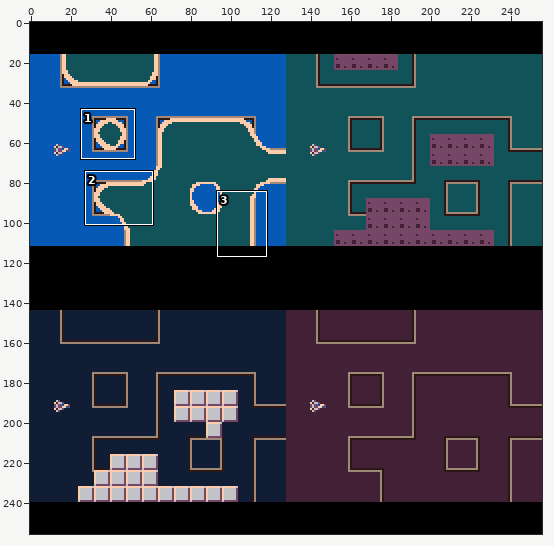
One commit to this pixel-art file: design/design.aseprite. The picture above shows the old version from afar; the outline marks the close-up.
Close-up. Before the commit:
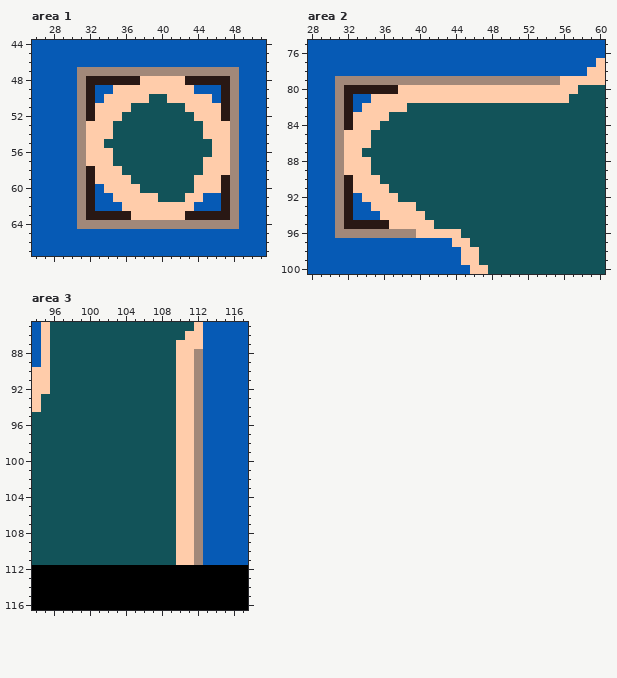
256x256 pixels, 1 frame. Shown: area 1: x 26..51, y 44..67; area 2: x 28..60, y 75..100; area 3: x 94..117, y 85..116. The commit also changed other parts of the picture, which this record leaves out.
Once edited:
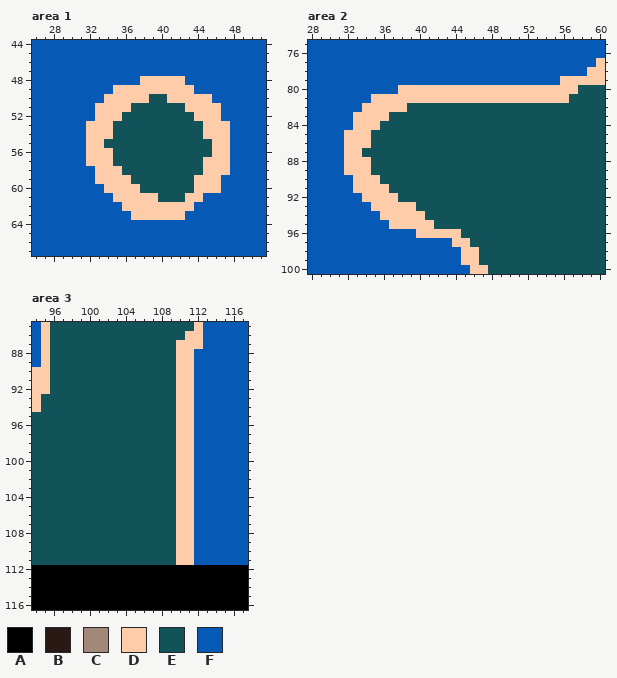
Palette (. is transparent): A #000000  B #291814  C #a28879  D #ffccaa  E #125359  F #065ab5
Edits made:
layer "structures - serialized" now hidden
--- area 1
@@ x 26..51 @@
 46 FFFFFFFFFFFFFFFFFFFFFFFFFF
-47 FFFFFCCCCCCCCCCCCCCCCCCFFF
-48 FFFFFCBBBBBBDDDDDBBBBBCFFF
-49 FFFFFCBFFDDDDDDDDDFFFBCFFF
-50 FFFFFCBFDDDDDEEDDDDDFBCFFF
-51 FFFFFCBDDDDEEEEEEDDDDBCFFF
-52 FFFFFCBDDDEEEEEEEEDDDBCFFF
-53 FFFFFCDDDEEEEEEEEEEDDDCFFF
-54 FFFFFCDDDEEEEEEEEEEDDDCFFF
-55 FFFFFCDDEEEEEEEEEEEEDDCFFF
-56 FFFFFCDDDEEEEEEEEEEEDDCFFF
-57 FFFFFCDDDEEEEEEEEEEDDDCFFF
-58 FFFFFCBDDDEEEEEEEEEDDDCFFF
-59 FFFFFCBDDDDEEEEEEEDDDBCFFF
-60 FFFFFCBFDDDDEEEEEEDDDBCFFF
-61 FFFFFCBFFDDDDDEEEDDFFBCFFF
-62 FFFFFCBFFFDDDDDDDDFFFBCFFF
-63 FFFFFCBBBBBDDDDDDBBBBBCFFF
-64 FFFFFCCCCCCCCCCCCCCCCCCFFF
+47 FFFFFFFFFFFFFFFFFFFFFFFFFF
+48 FFFFFFFFFFFFDDDDDFFFFFFFFF
+49 FFFFFFFFFDDDDDDDDDFFFFFFFF
+50 FFFFFFFFDDDDDEEDDDDDFFFFFF
+51 FFFFFFFDDDDEEEEEEDDDDFFFFF
+52 FFFFFFFDDDEEEEEEEEDDDFFFFF
+53 FFFFFFDDDEEEEEEEEEEDDDFFFF
+54 FFFFFFDDDEEEEEEEEEEDDDFFFF
+55 FFFFFFDDEEEEEEEEEEEEDDFFFF
+56 FFFFFFDDDEEEEEEEEEEEDDFFFF
+57 FFFFFFDDDEEEEEEEEEEDDDFFFF
+58 FFFFFFFDDDEEEEEEEEEDDDFFFF
+59 FFFFFFFDDDDEEEEEEEDDDFFFFF
+60 FFFFFFFFDDDDEEEEEEDDDFFFFF
+61 FFFFFFFFFDDDDDEEEDDFFFFFFF
+62 FFFFFFFFFFDDDDDDDDFFFFFFFF
+63 FFFFFFFFFFFDDDDDDFFFFFFFFF
+64 FFFFFFFFFFFFFFFFFFFFFFFFFF
 65 FFFFFFFFFFFFFFFFFFFFFFFFFF
--- area 2
@@ x 28..60 @@
  78 FFFFFFFFFFFFFFFFFFFFFFFFFFFFFFFDD
- 79 FFFCCCCCCCCCCCCCCCCCCCCCCCCCDDDDD
- 80 FFFCBBBBBBDDDDDDDDDDDDDDDDDDDDEEE
- 81 FFFCBFFDDDDDDDDDDDDDDDDDDDDDDEEEE
- 82 FFFCBFDDDDDEEEEEEEEEEEEEEEEEEEEEE
- 83 FFFCBDDDDEEEEEEEEEEEEEEEEEEEEEEEE
- 84 FFFCBDDDEEEEEEEEEEEEEEEEEEEEEEEEE
- 85 FFFCDDDEEEEEEEEEEEEEEEEEEEEEEEEEE
- 86 FFFCDDDEEEEEEEEEEEEEEEEEEEEEEEEEE
- 87 FFFCDDEEEEEEEEEEEEEEEEEEEEEEEEEEE
- 88 FFFCDDDEEEEEEEEEEEEEEEEEEEEEEEEEE
- 89 FFFCDDDEEEEEEEEEEEEEEEEEEEEEEEEEE
- 90 FFFCBDDDEEEEEEEEEEEEEEEEEEEEEEEEE
- 91 FFFCBDDDDEEEEEEEEEEEEEEEEEEEEEEEE
- 92 FFFCBFDDDDEEEEEEEEEEEEEEEEEEEEEEE
- 93 FFFCBFFDDDDDEEEEEEEEEEEEEEEEEEEEE
- 94 FFFCBFFFDDDDDEEEEEEEEEEEEEEEEEEEE
- 95 FFFCBBBBBDDDDDEEEEEEEEEEEEEEEEEEE
- 96 FFFCCCCCCCCCDDDDDEEEEEEEEEEEEEEEE
+ 79 FFFFFFFFFFFFFFFFFFFFFFFFFFFFDDDDD
+ 80 FFFFFFFFFFDDDDDDDDDDDDDDDDDDDDEEE
+ 81 FFFFFFFDDDDDDDDDDDDDDDDDDDDDDEEEE
+ 82 FFFFFFDDDDDEEEEEEEEEEEEEEEEEEEEEE
+ 83 FFFFFDDDDEEEEEEEEEEEEEEEEEEEEEEEE
+ 84 FFFFFDDDEEEEEEEEEEEEEEEEEEEEEEEEE
+ 85 FFFFDDDEEEEEEEEEEEEEEEEEEEEEEEEEE
+ 86 FFFFDDDEEEEEEEEEEEEEEEEEEEEEEEEEE
+ 87 FFFFDDEEEEEEEEEEEEEEEEEEEEEEEEEEE
+ 88 FFFFDDDEEEEEEEEEEEEEEEEEEEEEEEEEE
+ 89 FFFFDDDEEEEEEEEEEEEEEEEEEEEEEEEEE
+ 90 FFFFFDDDEEEEEEEEEEEEEEEEEEEEEEEEE
+ 91 FFFFFDDDDEEEEEEEEEEEEEEEEEEEEEEEE
+ 92 FFFFFFDDDDEEEEEEEEEEEEEEEEEEEEEEE
+ 93 FFFFFFFDDDDDEEEEEEEEEEEEEEEEEEEEE
+ 94 FFFFFFFFDDDDDEEEEEEEEEEEEEEEEEEEE
+ 95 FFFFFFFFFDDDDDEEEEEEEEEEEEEEEEEEE
+ 96 FFFFFFFFFFFFDDDDDEEEEEEEEEEEEEEEE
  97 FFFFFFFFFFFFFFFFDDEEEEEEEEEEEEEEE
--- area 3
@@ x 110..114 @@
  87 DDDFF
- 88 DDCFF
- 89 DDCFF
- 90 DDCFF
- 91 DDCFF
- 92 DDCFF
- 93 DDCFF
- 94 DDCFF
- 95 DDCFF
- 96 DDCFF
- 97 DDCFF
- 98 DDCFF
- 99 DDCFF
-100 DDCFF
-101 DDCFF
-102 DDCFF
-103 DDCFF
-104 DDCFF
-105 DDCFF
-106 DDCFF
-107 DDCFF
-108 DDCFF
-109 DDCFF
-110 DDCFF
-111 DDCFF
+ 88 DDFFF
+ 89 DDFFF
+ 90 DDFFF
+ 91 DDFFF
+ 92 DDFFF
+ 93 DDFFF
+ 94 DDFFF
+ 95 DDFFF
+ 96 DDFFF
+ 97 DDFFF
+ 98 DDFFF
+ 99 DDFFF
+100 DDFFF
+101 DDFFF
+102 DDFFF
+103 DDFFF
+104 DDFFF
+105 DDFFF
+106 DDFFF
+107 DDFFF
+108 DDFFF
+109 DDFFF
+110 DDFFF
+111 DDFFF
 112 AAAAA
